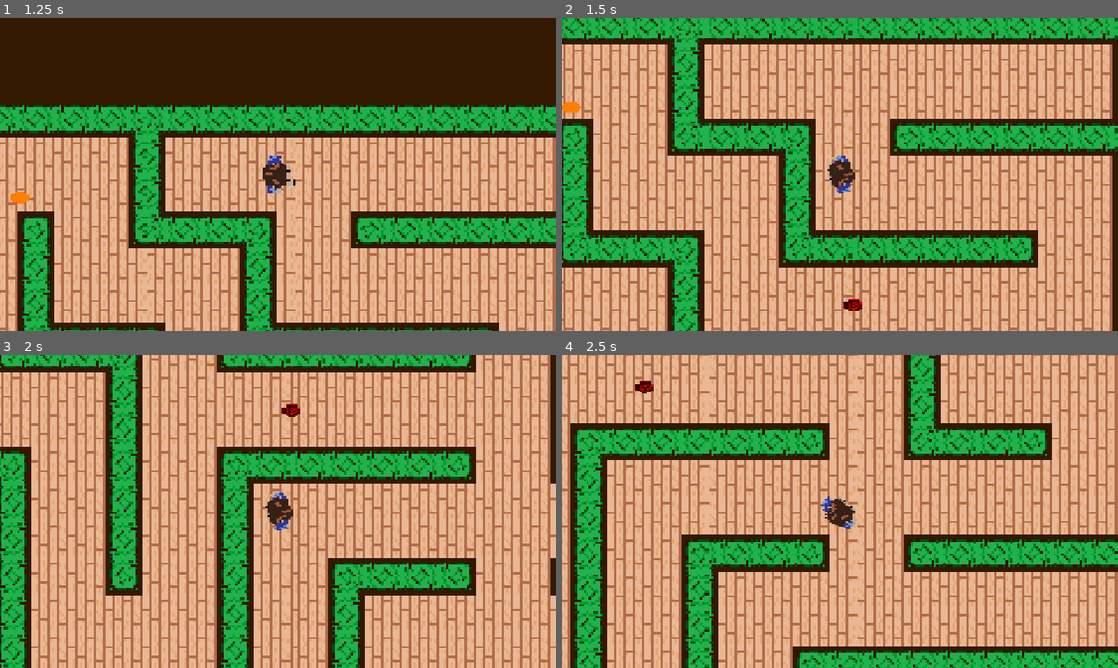
Above: before the commit, frames 1-4 (two rows, left to right).
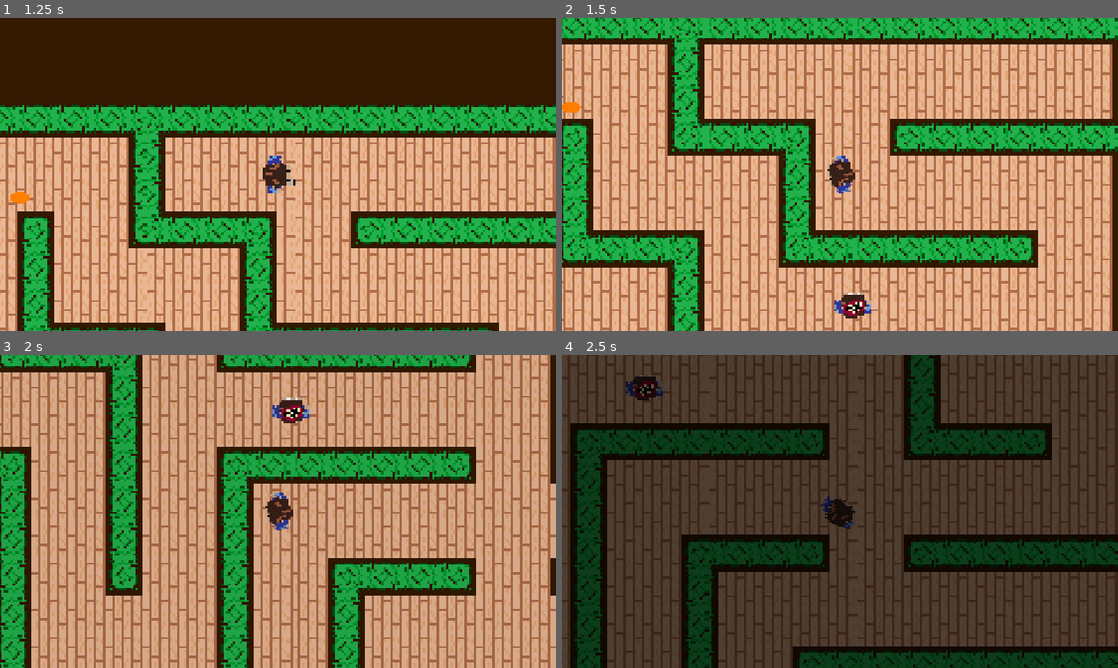
Above: after the commit, the same moments.

Repository: pt50hgm/DogMaze
Game: Godot game, scene res://Scenes/Game Scenes/Main.tscn
Same seed, same stepped clock (60 frames per second), same inputs: the game is played once before the commit and once after it.
Inputs (mouse positions are in pixels of both pictures, inside the frame that each line leads up to):
- Up to frame 1 (1.25 s): hold Right (right) from 0.53 s (still down); hold X (call_dog) from 0.53 s (still down)
- Up to frame 2 (1.5 s): move the mouse to (728, 190) at 1.27 s; release Right (right) at 1.28 s; release X (call_dog) at 1.28 s; hold Down (down) from 1.28 s (still down); tap C (turbo_charge) at 1.35 s
- Up to frame 3 (2 s): keep holding Down (down)
- Up to frame 4 (2.5 s): move the mouse to (895, 442) at 2.02 s; release Down (down) at 2.03 s; hold Right (right) from 2.03 s (still down); hold X (call_dog) from 2.03 s (still down)

Frame 1 is identical in both runs. In frame 2, 0.4% of the frame differs, in the area x 49-56%, y 87-96%; in frame 3, 0.4%; in frame 4, 100%, in the area x 0-100%, y 0-100%.
Error before the commit: Attempt to call function 'play' in base 'null instance' on a null instance. (res://Scripts/SceneTransition.gd:6)

Commit message:
Restart
- Mimic jumpscare framework + reset level

Diff:
--- a/Scenes/Objects/Mimic.tscn
+++ b/Scenes/Objects/Mimic.tscn
@@ -52,8 +52,6 @@
 script = ExtResource( 2 )
 
 [node name="Sprite" type="AnimatedSprite" parent="."]
-self_modulate = Color( 1, 0, 0, 1 )
-scale = Vector2( 0.5, 0.5 )
 frames = SubResource( 1 )
 animation = "person_mimic"
 
--- a/Scripts/Mimic.gd
+++ b/Scripts/Mimic.gd
@@ -1,6 +1,6 @@
 extends "res://Scripts/Pathfinder.gd"
 
-export var jumpscareDistance : int = 100
+export var jumpscareDistance : int = 1.5 * 128
 export var wanderDistance : int = 5 * 128*3
 export var wanderToChaseDistance : int = 1.5 * 128*3
 export var chaseToWanderDelay : float = 10.0
--- a/Scripts/SceneManager.gd
+++ b/Scripts/SceneManager.gd
@@ -24,7 +24,7 @@
 # case of a reset, or the next one if the player finishes the current one.
 func start_scene(nextScene):
 	self.remove_child(get_child(0))
-	self.add_child(load(nextScene).instance())
+	self.add_child(nextScene.instance())
 	isTransitioning = false
 
 func transition_to_next_scene(nextScene):
--- a/project.godot
+++ b/project.godot
@@ -16,7 +16,7 @@
 
 [autoload]
 
-SceneTransition="*res://Scripts/SceneTransition.gd"
+SceneTransition="*res://Scenes/Game Scenes/SceneTransition.tscn"
 Util="*res://Scripts/Util.gd"
 
 [display]
